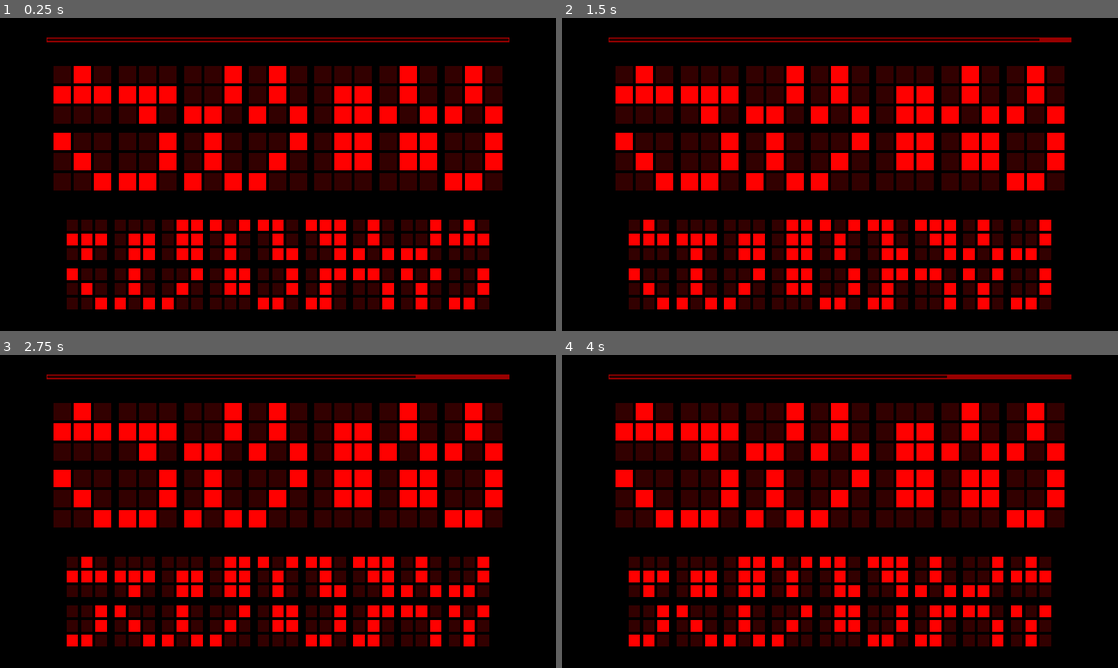
Above: before the commit, frames 1-4 (two rows, left to right).
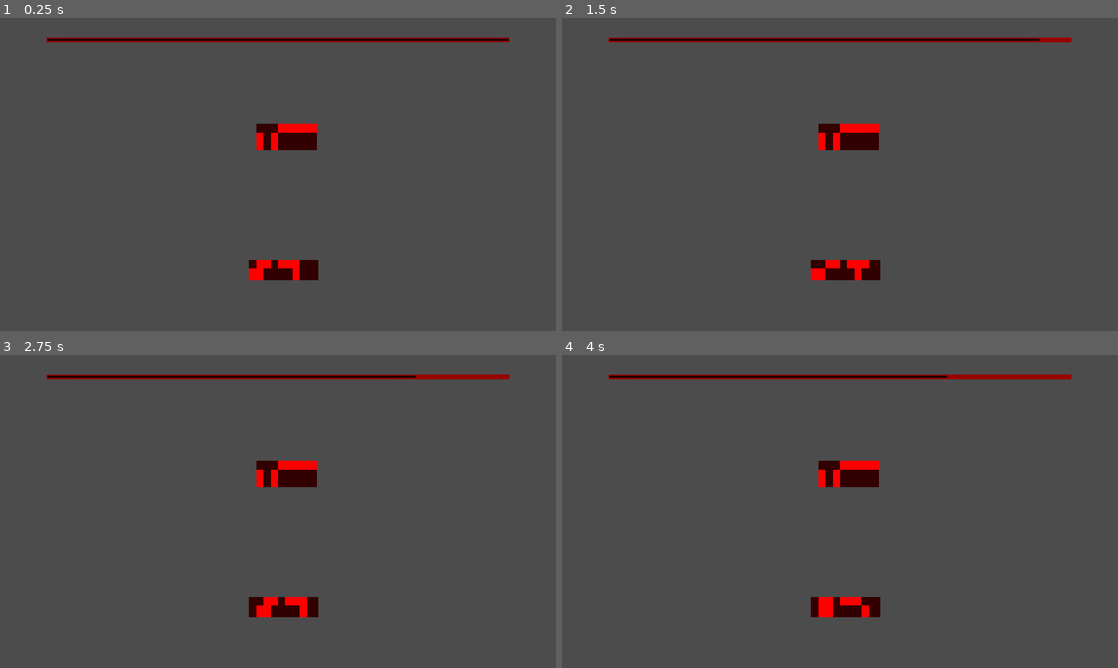
Above: after the commit, the same moments.

Repository: abarichello/gamine
Game: Godot game, scene res://scenes/Main.tscn
Two runs of this game, one before a commit and one after it. Both use one fixed random seed, a clock stepped at 60 frames per second and the inputs below.
Inputs:
- Up to frame 1 (0.25 s): no input
- Up to frame 2 (1.5 s): tap Enter (ui_accept) at 0.5, 0.77, 1.25 s; hold Right (ui_right) 0.53-1.28 s; hold Down (ui_down) from 1.28 s (still down)
- Up to frame 3 (2.75 s): tap Enter (ui_accept) at 1.52, 2 s; release Down (ui_down) at 2.03 s; hold Right (ui_right) from 2.03 s (still down)
- Up to frame 4 (4 s): tap Enter (ui_accept) at 2.75, 3.02, 3.5, 3.77 s; release Right (ui_right) at 2.78 s; hold Up (ui_up) 2.78-3.53 s; hold Left (ui_left) from 3.53 s (still down)

The runs differ from the first frame. In frame 1, 98% of the frame differs, in the area x 0-100%, y 0-100%; in frame 2, 98%; in frame 3, 98%; in frame 4, 98%.

Commit message:
Started implementing Frames

Diff:
--- a/game/project.godot
+++ b/game/project.godot
@@ -47,5 +47,4 @@
 [rendering]
 
 threads/thread_model=2
-environment/default_clear_color=Color( 0, 0, 0, 1 )
 environment/default_environment="res://default_env.tres"
--- a/game/scenes/Game.tscn
+++ b/game/scenes/Game.tscn
@@ -31,7 +31,7 @@
 anti_aliasing = true
 anti_aliasing_size = 1
 
-[node name="Game" type="Control" index="0"]
+[node name="Game" type="Control"]
 
 anchor_left = 0.0
 anchor_top = 0.0
--- a/game/scenes/Main.tscn
+++ b/game/scenes/Main.tscn
@@ -13,7 +13,7 @@
 font_data = ExtResource( 3 )
 _sections_unfolded = [ "Extra Spacing", "Font", "Font/fallback", "Resource", "Settings" ]
 
-[node name="Main" type="Node"]
+[node name="Main" type="Node" index="0"]
 
 script = ExtResource( 1 )
 _sections_unfolded = [ "Pause" ]
--- a/game/scenes/Piece.tscn
+++ b/game/scenes/Piece.tscn
@@ -23,3 +23,16 @@
 script = ExtResource( 1 )
 _sections_unfolded = [ "Anchor", "Focus", "Grow Direction", "Hint", "Margin", "Material", "Mouse", "Pause", "Rect", "Size Flags", "Theme", "Visibility", "custom_constants" ]
 Bit = ExtResource( 2 )
+
+[node name="NinePatchRect" type="NinePatchRect" parent="." index="0"]
+
+anchor_left = 0.0
+anchor_top = 0.0
+anchor_right = 0.0
+anchor_bottom = 0.0
+rect_pivot_offset = Vector2( 0, 0 )
+rect_clip_content = false
+mouse_filter = 2
+mouse_default_cursor_shape = 0
+size_flags_horizontal = 1
+size_flags_vertical = 1
--- a/game/scripts/Piece.gd
+++ b/game/scripts/Piece.gd
@@ -14,9 +14,9 @@
 
     for i in range(9):
         var bit = Bit.instance()
-        self.add_child(bit)
+        self.get_child(0).add_child(bit)
 
-        var child = get_child(i)
+        var child = get_child(0).get_child(i)
         child.rect_min_size = Vector2(size, size)
         child.rect_size = Vector2(size, size)
         if str(self.serial)[i] == "0":
Binary file added: game/resources/textures/frame.png
Not shown, added: game/resources/textures/frame.png.import
